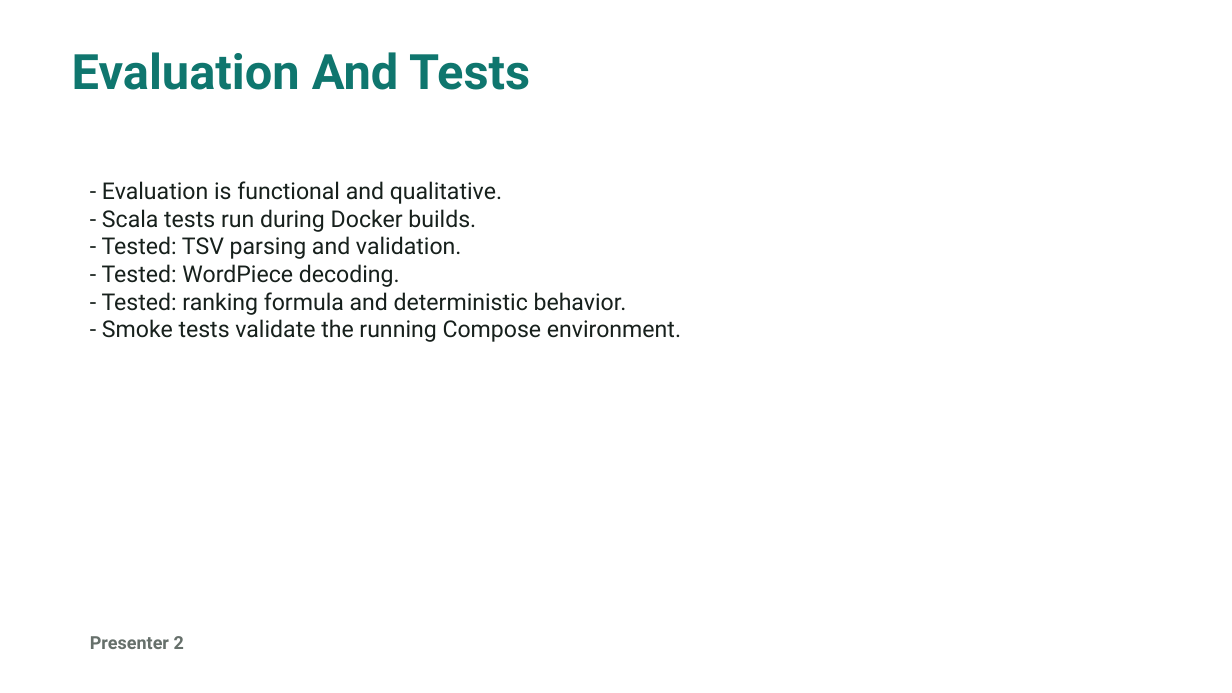
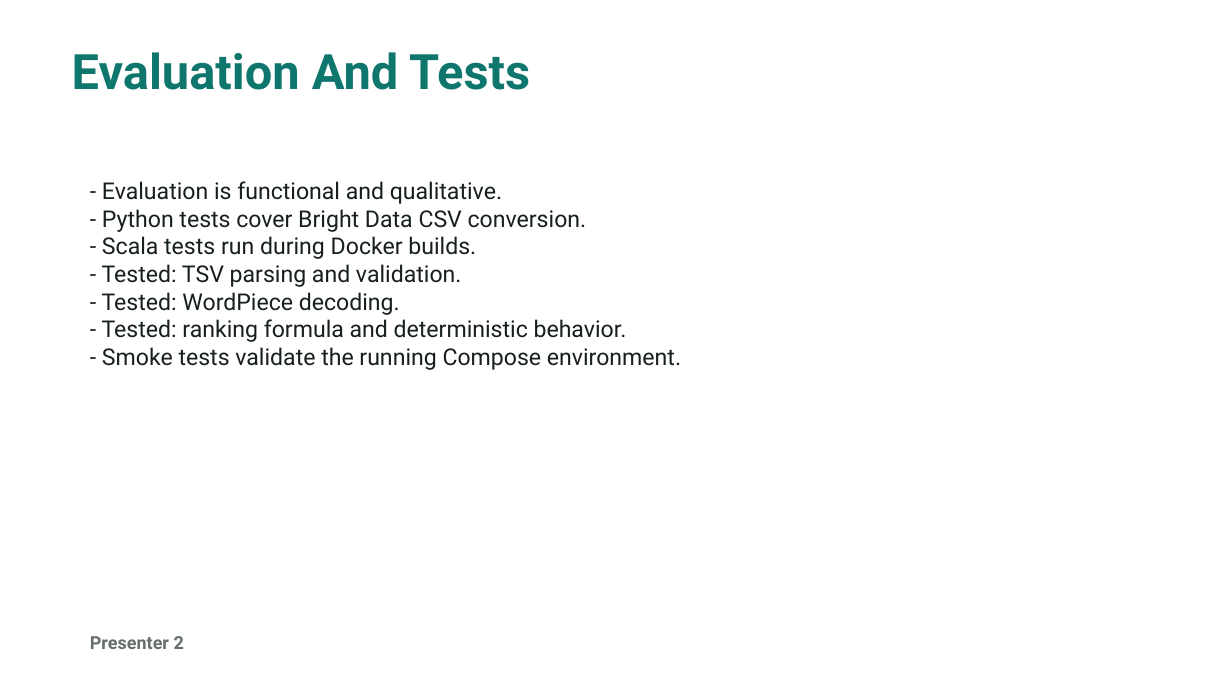
Before and after one commit to mrnhtyzgld/DsitribuTweet, a slide deck: slide 15 of docs/distributweet_final_presentation.pptx. Drawn at 1232x693 pixels with LibreOffice and Linux fonts; fonts in the diff are those of the drawing. Boxes give left, top, right and bottom in pixels: in the first picture for what was removed or moved away, otherwise in the second. Text is boxed around its words. In the diff, an @@ line names an element or a change of style, - is before the commit and + after.

Commit message:
Switch demo dataset to Bright Data Twitter X sample

```diff
--- a/docs/distributweet_final_presentation.pptx
+++ b/docs/distributweet_final_presentation.pptx
@@ text at (102, 209, 587, 232): paragraph added @@
+- Python tests cover Bright Data CSV conversion.
```
Also in this commit, not shown: 6 other slides changed, 1 slide added, 1 slide removed, 23 other files.
